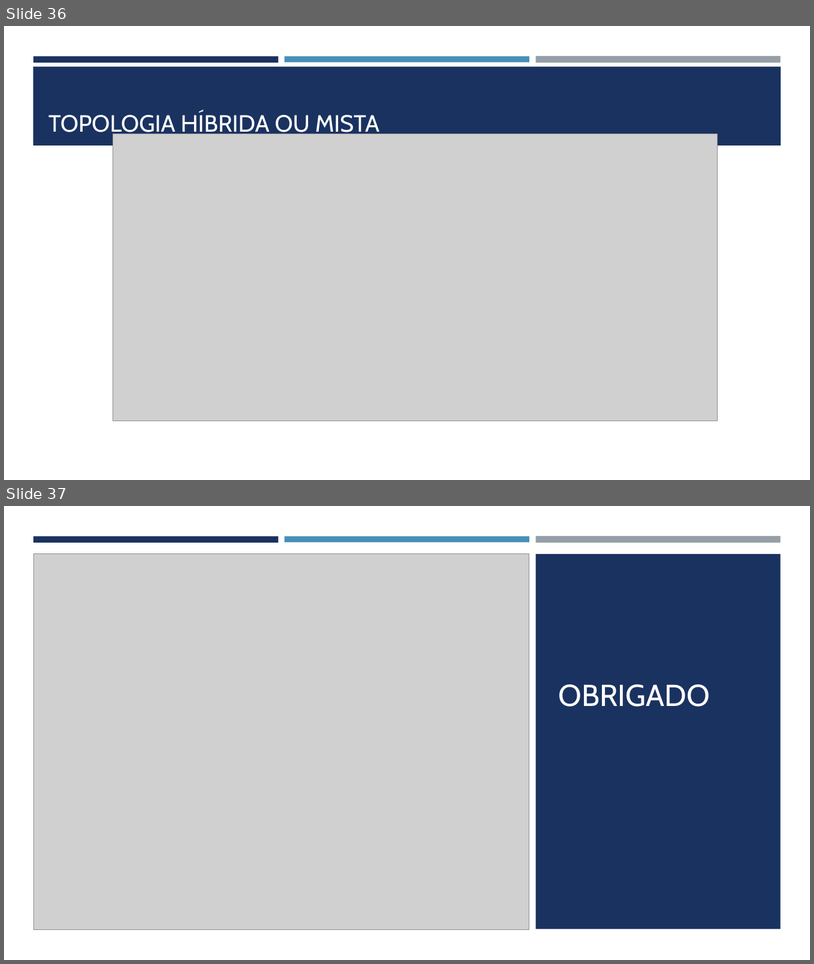
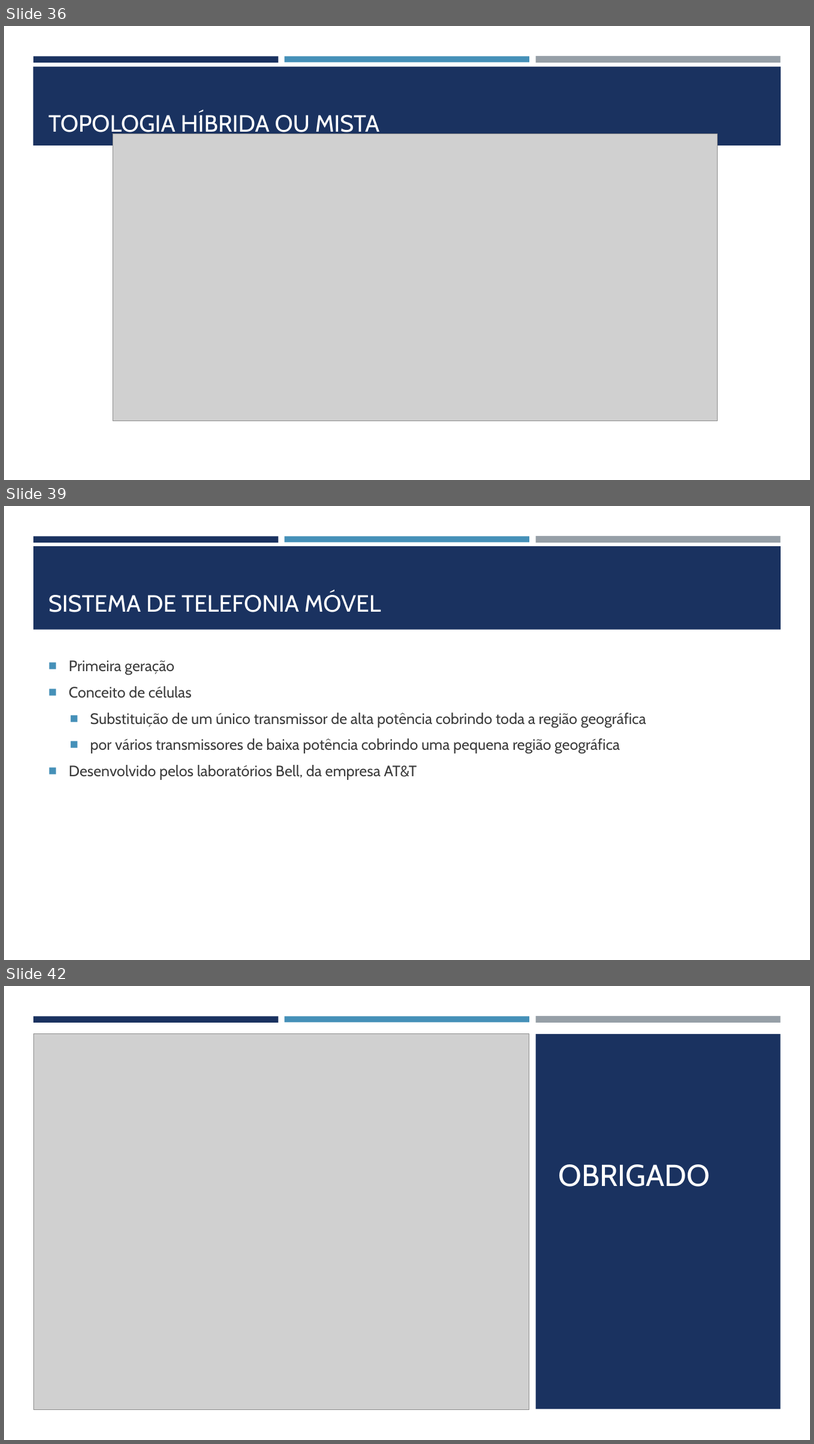
Before and after one commit to joelteixeiradacunha/aulas_php_mysql, a slide deck: Redes/REDES DE COMPUTADORES.pptx. Shown one above the other, each under a label of ours: slides 36 and 37 before the commit, slides 36, 39 and 42 after it; the slides between them are not shown. The pictures are 814x964 and 814x1444 pixels, drawn with LibreOffice and Linux fonts; fonts in the diff are those of the drawing; grey boxes stand for pictures. Boxes give left, top, right and bottom in pixels: in the first picture for what was removed or moved away, otherwise in the second. Text is boxed around its words. In the diff, an @@ line names an element or a change of style, - is before the commit and + after.

```diff
--- a/Redes/REDES DE COMPUTADORES.pptx
+++ b/Redes/REDES DE COMPUTADORES.pptx
@@ slide 39 added at [4,506,810,960], background #FFFFFF; not listed: 3 template elements that a slide beside it also shows @@
@@ rectangle added at [33,546,782,630], fill #1A3260 @@
@@ title added at [48,592,381,612], 28 pt, text #FFFFFF @@
+SISTEMA DE TELEFONIA MÓVEL
@@ text added at [69,660,647,780], 18 pt, text #3D3D3D @@
+■ Primeira geração
+■ Conceito de células
+  ■ Substituição de um único transmissor de alta potência cobrindo toda a região geográfica
+  ■ por vários transmissores de baixa potência cobrindo uma pequena região geográfica
+■ Desenvolvido pelos laboratórios Bell, da empresa AT&T
@@ what was slide 37 is now slide 42 @@
```
Also in this commit, not shown: 29 slides changed, 4 other slides added, 4 other files.
